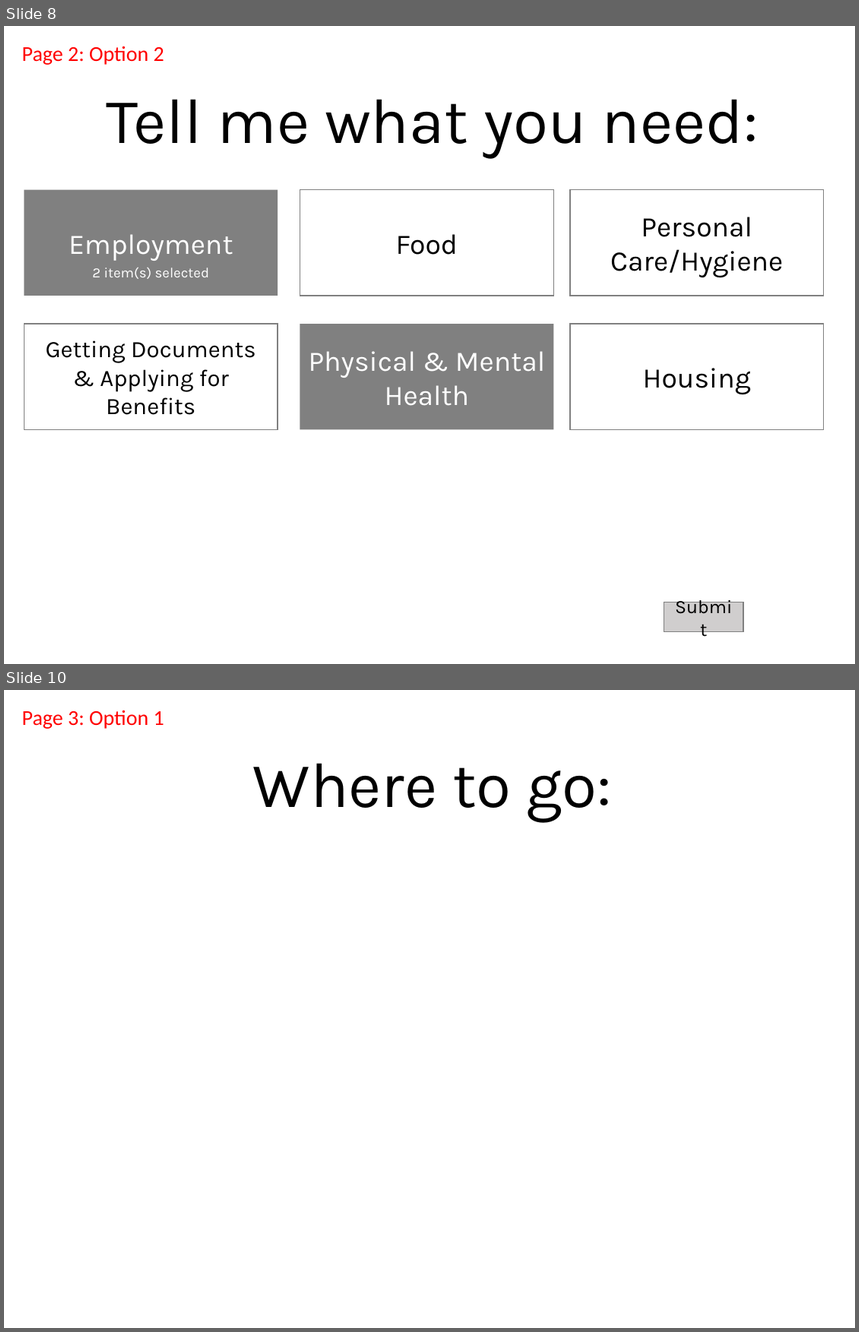
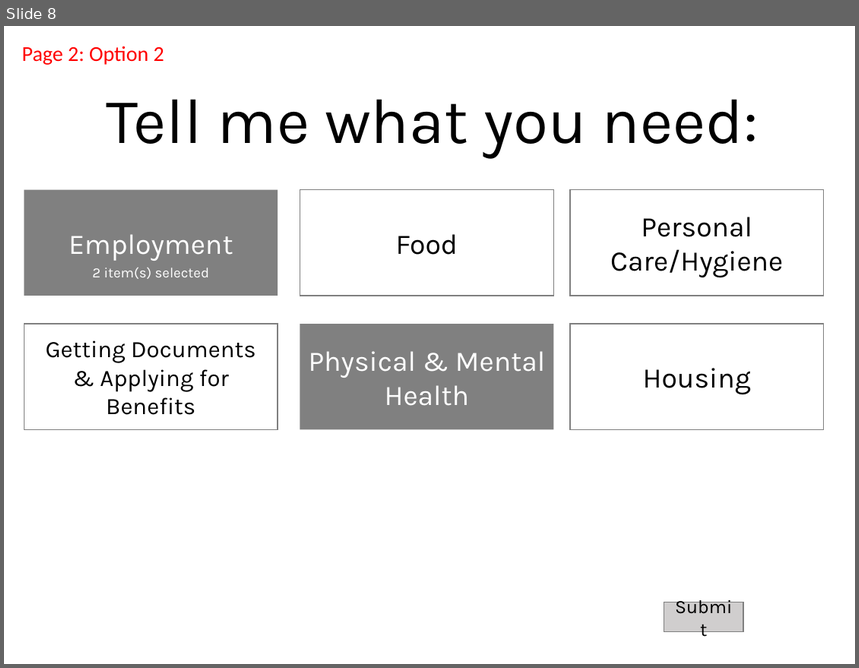
Before and after one commit to DataKind-DC/homelessness-service-navigator, a slide deck: docs/Homeless Services Navigator Mockup.pptx. Shown one above the other, each under a label of ours: slides 8 and 10 before the commit, slide 8 after it; the slides between them are not shown. The pictures are 859x1332 and 859x668 pixels, drawn with LibreOffice and Linux fonts; fonts in the diff are those of the drawing. Boxes give left, top, right and bottom in pixels: in the first picture for what was removed or moved away, otherwise in the second. Text is boxed around its words. In the diff, an @@ line names an element or a change of style, - is before the commit and + after.

```diff
--- a/docs/Homeless Services Navigator Mockup.pptx
+++ b/docs/Homeless Services Navigator Mockup.pptx
@@ slide 10 removed at [4,690,855,1328], background #FFFFFF @@
@@ text removed at [22,710,164,729] @@
-Page 3: Option 1
@@ title removed at [253,763,612,822] @@
-Where to go:
```
Also in this commit, not shown: 4 slides changed, 1 slide added, 1 other file.
